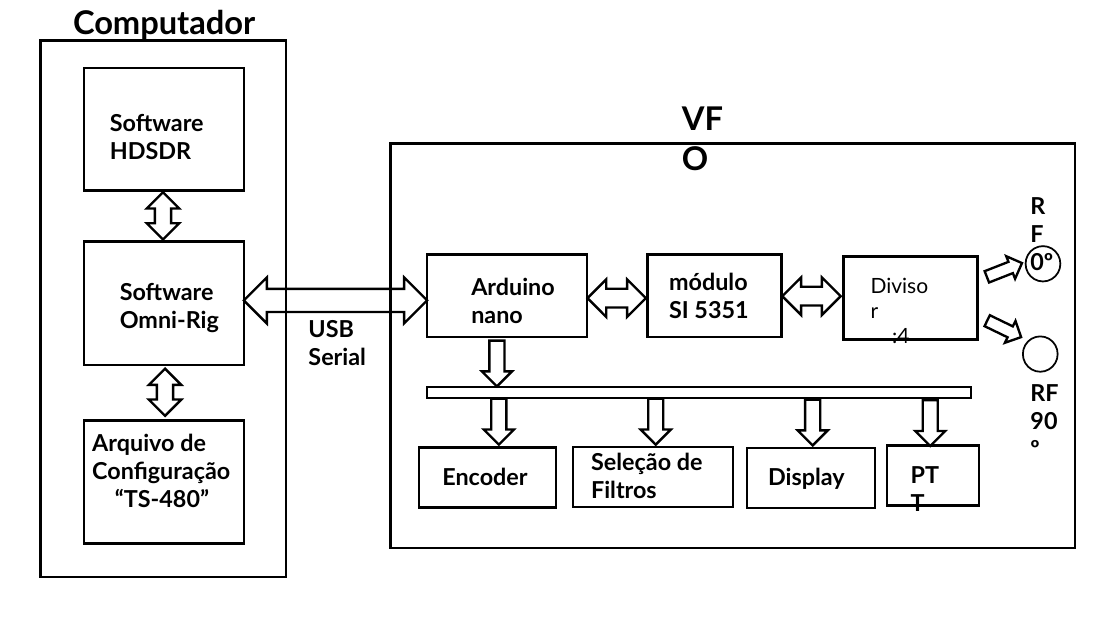
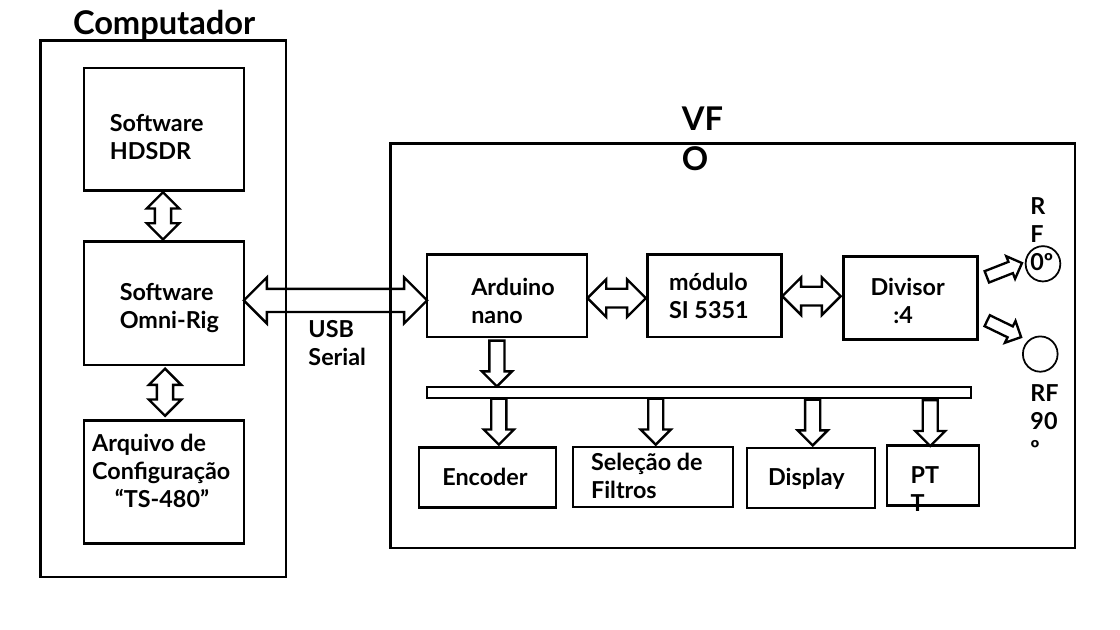
Before and after one commit to rubenshubnerjunior/VFO_SI5351_Nano_4X, a slide deck: slide 1 of Diagramas/diagrama_vfo.pptx. Drawn at 1120x630 pixels with LibreOffice and Linux fonts; fonts in the diff are those of the drawing. Boxes give left, top, right and bottom in pixels: in the first picture for what was removed or moved away, otherwise in the second. Text is boxed around its words. In the diff, an @@ line names an element or a change of style, - is before the commit and + after.

```diff
--- a/Diagramas/diagrama_vfo.pptx
+++ b/Diagramas/diagrama_vfo.pptx
@@ text "Divisor" at [871,277,945,323]: size 18 to 20 pt, bold on @@
```
Also in this commit, not shown: 2 other files.
